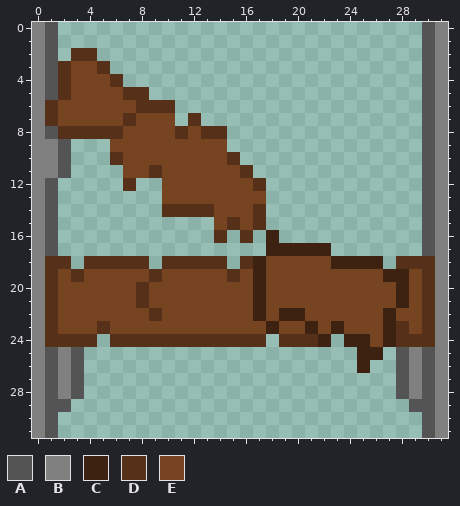
Pixel-art sprite: OfficeDungeonCrawler/ExternalAssets/Sprites/OfficeShelvesDestroyed.png. The picture above is the old version.
The file is 32x32 pixels.
Palette (. is transparent): A #545454  B #808080  C #3d2212  D #563019  E #774422
Once edited:
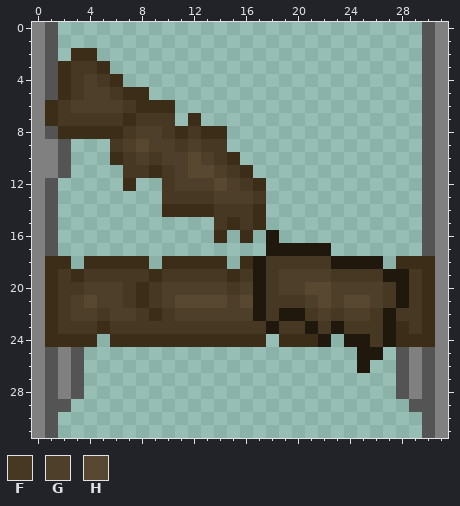
Colours new in this view: F #473823  G #4e3f2b  H #584832
Difference:
colour C: #3d2212 -> #21180d
colour D: #563019 -> #3c2d19
Changed rows in their new state; - is a pixel that keeps its letter.
first column x 2:
 3 -FF-------------------------
 4 -FGF------------------------
 5 -FGGF-----------------------
 6 FGGGGF----------------------
 7 FFFFF-FFF-------------------
 8 -----FGGF-F-----------------
 9 ----FGHGGFGFF---------------
10 -----FGFGGHGF---------------
11 -----FF-FGHHGF--------------
12 --------FGGGHGF-------------
13 --------FFFFGGGF------------
14 ------------FFF-------------
15 ------------F-F-------------
18 ----------------FFFFF-------
19 F-FFFFF-FFFFF-F-FGGGGFFFF--F
20 FFGGGF-FGGGGGFG-FGGHHGGGGF-F
21 FGHGGF-FGHHHHGH-FFFGHGHHGF-F
22 FGGFGGF-FGGGGGG-F--FGFGGF-FF
23 FFF-FFFFFFFFFFFF-FF-F-FFF--F
24 ------------------------F---
Changed places in both pictures, as pixel boxes (x1, y1, x2, y2):
changed: (45, 48, 435, 373)
